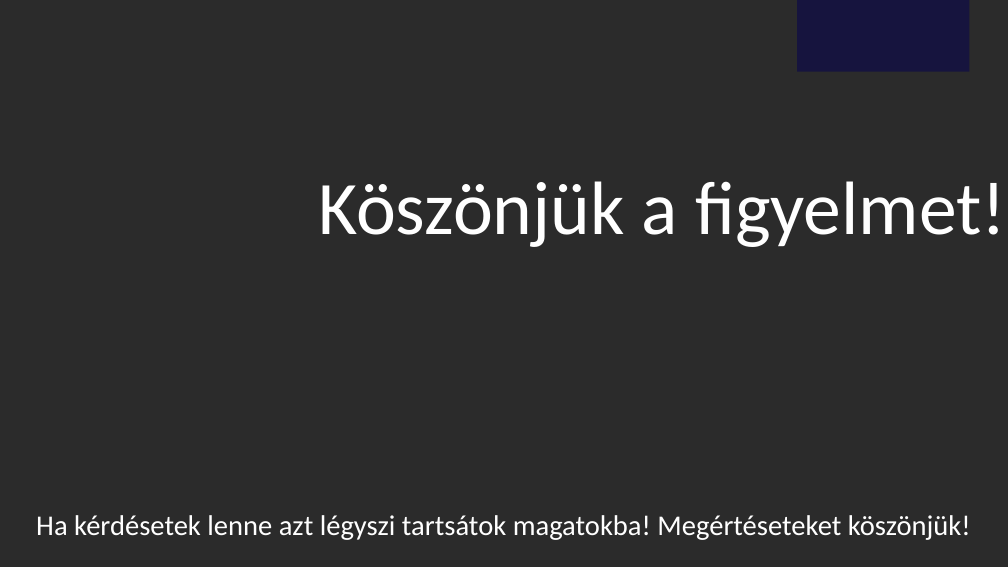
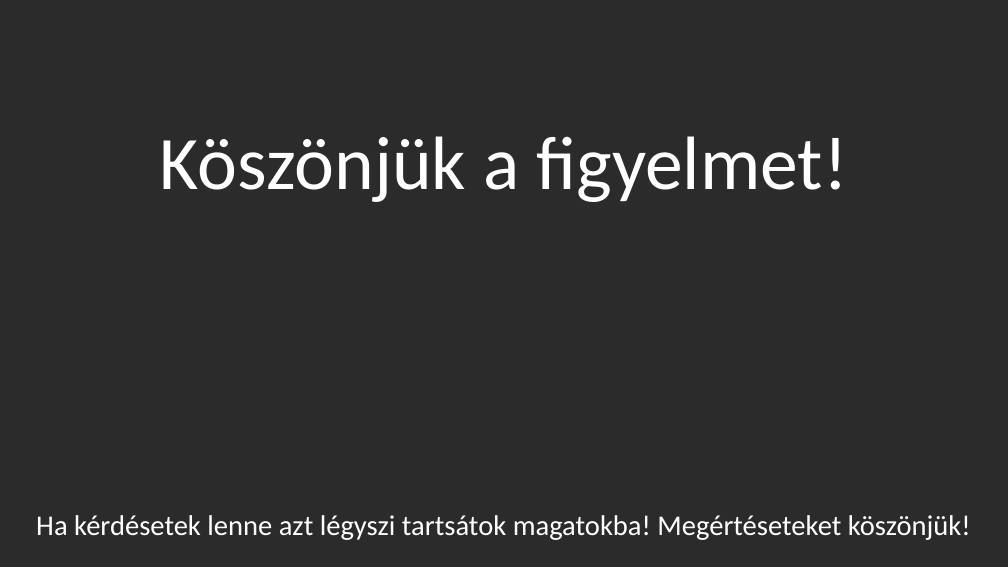
Before and after one commit to Zeteny06/Pythonprojectmunka, a slide deck: slide 4 of Prezentáció(elkezdve).pptx (slide 5 before the commit). Drawn at 1008x567 pixels with LibreOffice and Linux fonts; fonts in the diff are those of the drawing; background and template pictures are left out; a plain dark background stands for a picture behind light text. Boxes give left, top, right and bottom in pixels: in the first picture for what was removed or moved away, otherwise in the second. Text is boxed around its words. In the diff, an @@ line names an element or a change of style, - is before the commit and + after.

```diff
--- a/Prezentáció(elkezdve).pptx
+++ b/Prezentáció(elkezdve).pptx
@@ title "Köszönjük a figyelmet!": place and size @@
-title "Köszönjük a figyelmet!" at [318,181,1006,247]
+title "Köszönjük a figyelmet!" at [160,136,848,202]
@@ rectangle removed at [797,0,969,72] @@
```
Also in this commit, not shown: 1 other slide changed, 1 slide added, 2 slides removed, 8 other files.
